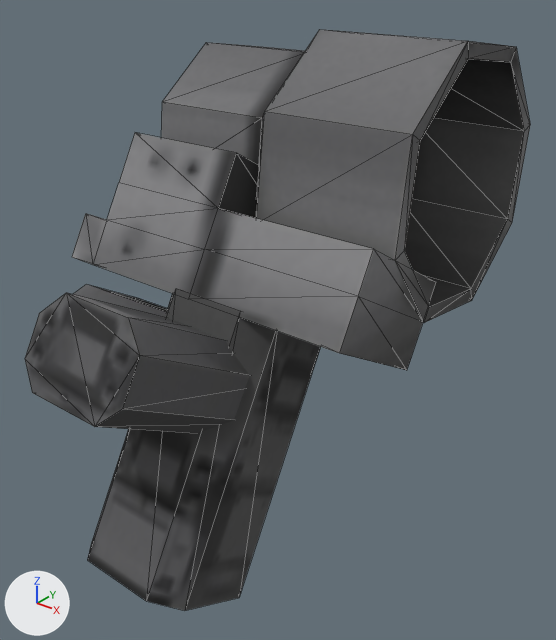
The COLLADA model zoo/vigir_atlas_common/atlas_description/meshes_v3/l_clav.dae as it was, and as the next commit left it.
One viewpoint serves both versions: a 50 mm camera at (0.1529, -0.0823, 0.2712) aimed at (0.0014, 0.1071, 0.1537). The axes (+X, +Y, +Z) are drawn at lower left. The lights are the same throughout. Mesh edges are drawn as thin lines. Where no turn or scale is listed for an object, it has been applied to the vertices.

The first picture shows 'drc_l_clav'.
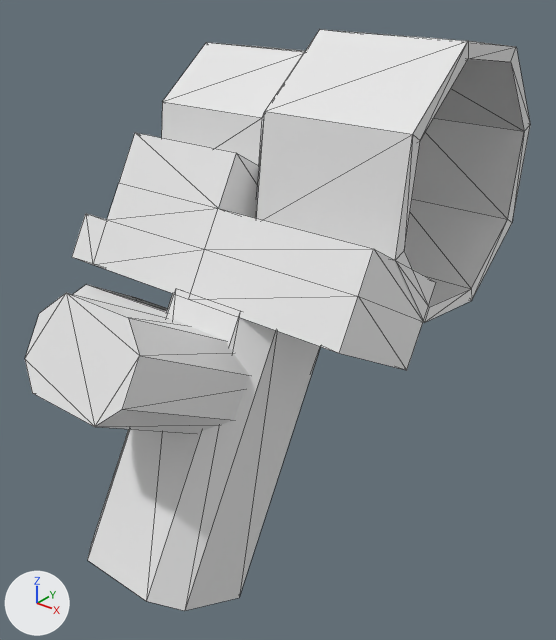
The newer file is also turned or shifted as a whole; pictures and numbers use the older file's frame.

The change, as JSON lines over the scene's bpy script:
```json
{"block": "me_drc_l_clavmesh", "where": "me_drc_l_clavmesh.from_pydata(...)  # 138 vertices, 250 faces; spans x -0.066..0.05, y 0.018..0.189, z 0.072..0.247"}
{"block": "me_drc_l_clavmesh", "where": "# used by ob_drc_l_clav; location = (0.0, 0.0, 0.0)"}
{"block": "me_drc_l_clavmesh", "change": "me_drc_l_clavmesh part 1: 250 faces spanning x -0.066..0.05, y 0.018..0.189, z 0.072..0.247 switch from mat_drc_extremities_diffuse (picture img_drc_extremities_diffuse_jpg) to no material"}
```

What differs and where, as boxes (x1, y1, x2, y2) in the pictures (556 x 640 px):
```json
{"part": 1, "of": "me_drc_l_clavmesh", "change": "recoloured", "before": [25, 30, 530, 611], "after": [25, 30, 530, 611], "on screen": "grey to white"}
```
